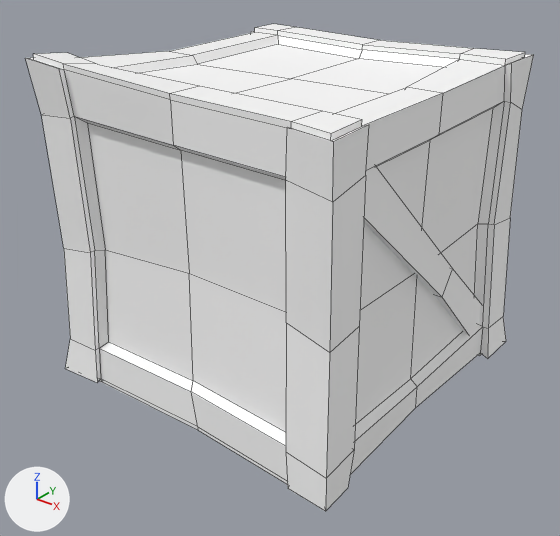
An edit to the FBX model Assets/Meshes/Crate01.fbx, drawn before and after from the same camera.
Both versions are drawn from a camera (50 mm lens) standing at (1.447, -17.825, 1.491) and looking at (0.02, -16.041, 0.385). Every picture has the same lights, and +X, +Y and +Z are marked at lower left. Mesh edges are drawn as thin lines. Where no turn or scale is listed for an object, it has been applied to the vertices.

The first picture shows 'Crate02'.
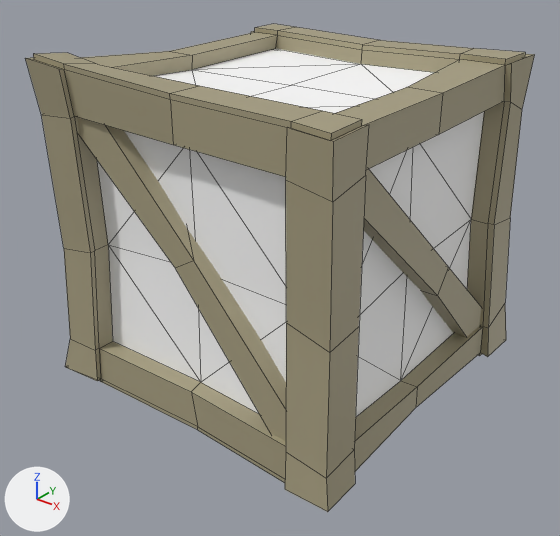
The newer file is also turned or shifted as a whole; pictures and numbers use the older file's frame.

Location of each change, (x1, y1, x2, y2) in pixels of the pictures (560 x 536 px; the box of a moved part takes in the faces that stretch with it):
'Crate02', reshaped
    before: (25, 24, 534, 511)
    after: (25, 24, 535, 512)
part 1 of me_mesh, rebuilt
    before: (364, 166, 481, 335)
    after: (363, 169, 482, 338)
part 2 of me_mesh, moved or reshaped
    both: (74, 35, 504, 446)
part 3 of me_mesh, recoloured
    both: (25, 24, 534, 491)

What changed in the scene script:
```text
Add mat_phong19:
    mat_phong19 = principled_material('phong19')
    mat_phong19.base_color = (0.384, 0.342, 0.218)  # beige #a79e81
    mat_phong19.roughness = 0.553
Change me_mesh:
    used by ob_crate02; location = (0.006, -15.958, 0.538)
    remove me_mesh.from_pydata(...)  # 259 vertices, 245 faces; spans x -0.557..0.557, y -0.569..0.569, z -0.541..0.541
    add me_mesh.from_pydata(...)  # 284 vertices, 283 faces; spans x -0.557..0.557, y -0.569..0.569, z -0.541..0.541
    me_mesh part 1: the loose piece of 12 vertices spanning x 0.36..0.513, y -0.481..0.486, z -0.49..0.433 is rebuilt with 13 vertices and now spans x 0.36..0.513, y -0.484..0.456, z -0.473..0.449, in mat_phong19 (beige #a69e81)
    me_mesh part 2
    30 vertices are removed from x -0.485..0.479, y -0.482..0.483, z -0.502..0.452
    73 faces are deleted
    5 vertices in x -0.557..0.557, y -0.558..0.569, z -0.535..-0.533 move by (0.0, 0.0, 0.007)
    45 vertices move from x -0.496..0.546, y -0.554..0.56, z -0.541..0.497 to x -0.461..0.556, y -0.562..0.56, z -0.541..0.497
    54 vertices are added at x -0.475..0.453, y -0.521..0.511, z -0.481..0.431
    48 new faces join them, mat_phong20 (white #ffffff)
    61 new faces join them, mat_phong19 (beige #a69e81)
    me_mesh part 3: 161 faces spanning x -0.557..0.557, y -0.569..0.569, z -0.541..0.541 switch from mat_phong1 (white #ffffff) to mat_phong19 (beige #a69e81)
```
